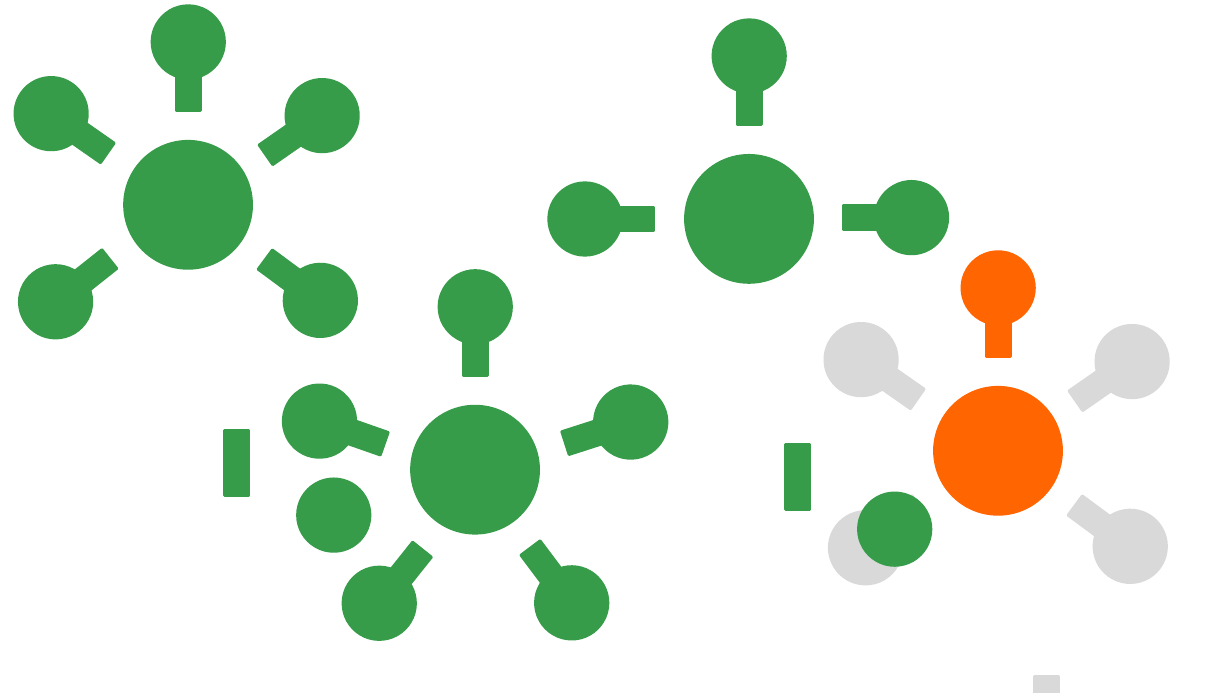
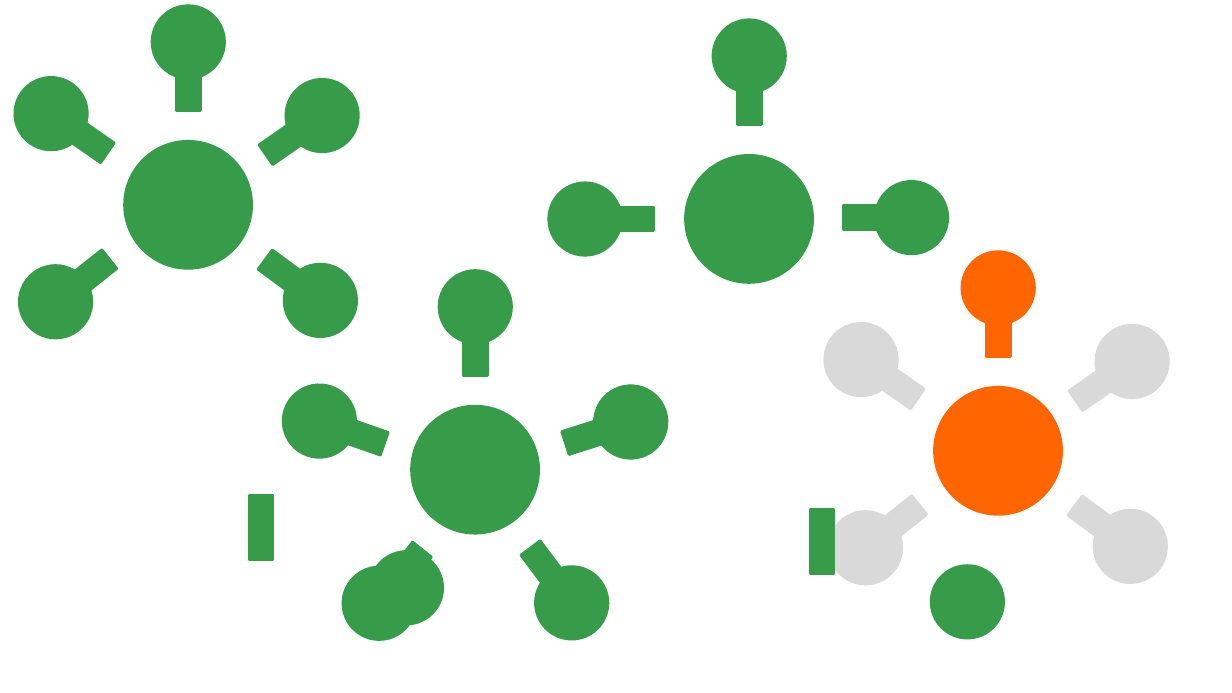
Before and after one commit to tsouche/setgame, a slide deck: slide 7 of client/Maquette et icones.pptx. Drawn at 1232x693 pixels with LibreOffice and Linux fonts; fonts in the diff are those of the drawing. Boxes give left, top, right and bottom in pixels: in the first picture for what was removed or moved away, otherwise in the second. Text is boxed around its words. In the diff, an @@ line names an element or a change of style, - is before the commit and + after.

```diff
--- a/client/Maquette et icones.pptx
+++ b/client/Maquette et icones.pptx
@@ rectangle: place and size @@
-rectangle at (225, 431, 249, 495)
+rectangle at (249, 495, 273, 560)
@@ rectangle: place and size @@
-rectangle at (786, 445, 810, 509)
+rectangle at (811, 509, 835, 574)
@@ ellipse: place and size @@
-ellipse at (298, 479, 371, 552)
+ellipse at (371, 552, 444, 625)
@@ ellipse: place and size @@
-ellipse at (859, 493, 932, 566)
+ellipse at (932, 566, 1005, 639)
@@ rectangle removed at (1035, 677, 1059, 693) @@
```
Also in this commit, not shown: 5 other slides changed, 1 other file.
